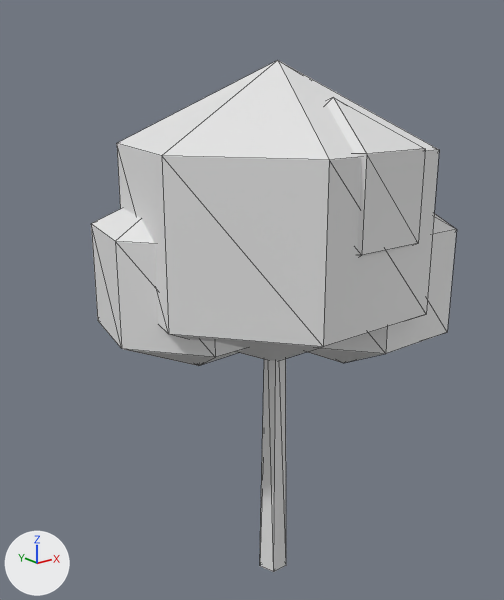
Before and after pictures for a commit that changed the glTF model godot/assets/props/fogwright/Forest_Broadleaf_2.glb.
Before and after are seen from a 50 mm camera at (-6.05, -7.04, 7.23) aimed at (-0.12, 0.37, 4.26). The axes (+X, +Y, +Z) are drawn at lower left. The lights are the same throughout. The older version comes first. Mesh edges are drawn as thin lines. Vertices at exactly the same position are counted once.

Objects in the first picture: 'Forest_Broadleaf_2'.
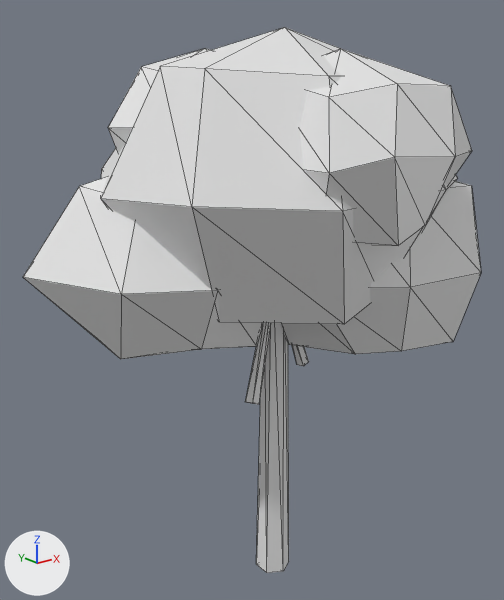
The change, as a diff of the scene's bpy script:
```diff
--- a/godot/assets/props/fogwright/Forest_Broadleaf_2.glb.py
+++ b/godot/assets/props/fogwright/Forest_Broadleaf_2.glb.py
@@ me_p @@
 # used by ob_forest_broadleaf_2; location = (0.0, 0.0, 0.0)
-me_p.from_pydata(...)  # 74 vertices, 128 faces; spans x -2.25..2.54, y -1.91..2.08, z 0.0..7.48
+me_p.from_pydata(...)  # 177 vertices, 322 faces; spans x -3.07..3.24, y -2.4..2.53, z 0.0..7.85
+# me_p part 1: a new loose piece, a 6-sided cut cone along z (radius 0.26 at the low end, 0.16 at the high end) spanning x -0.23..0.23, y -0.26..0.26, z 0.0..5.27, in mat_woodtrim_dark (white #e7e7e7)
+# me_p part 2: the loose piece of 16 vertices spanning x -1.0..1.2, y -1.91..0.23, z 4.84..7.05 is rebuilt with 29 vertices and now spans x -1.12..1.53, y -2.4..0.29, z 5.3..7.58, in mat_leaf (white #e7e7e7)
+# me_p part 3: the loose piece of 16 vertices spanning x -2.03..2.03, y -1.87..2.08, z 3.4..7.48 is rebuilt with 29 vertices and now spans x -2.32..2.38, y -2.14..2.32, z 4.16..7.85
+# me_p part 4: the loose piece of 16 vertices spanning x -2.25..0.45, y -0.65..1.99, z 3.38..6.1 is rebuilt with 29 vertices and now spans x -3.07..0.39, y -0.96..2.53, z 3.65..6.34
+# me_p part 5: the loose piece of 16 vertices spanning x -0.34..2.54, y -1.63..1.17, z 3.19..6.09 is rebuilt with 29 vertices and now spans x -0.43..3.24, y -1.91..1.42, z 3.37..6.25
+# me_p part 6: a new loose piece of 29 vertices spanning x -1.82..1.01, y -0.33..2.14, z 5.61..7.65, in mat_leaf_dark (white #e7e7e7)
+# me_p part 7
+# 10 vertices are removed from x -0.21..0.21, y -0.18..0.22, z 0.0..4.8
+# 16 faces are deleted
+# 20 vertices are added at x -0.8..0.88, y -0.44..0.37, z 3.06..4.57
+# 32 new faces join them, mat_woodtrim_dark (white #e7e7e7)
 me_p.materials.append(mat_woodtrim_dark)
```

Boxes (x1, y1, x2, y2) around the edits, measured in the pictures (504 x 600 px):
'Forest_Broadleaf_2', reshaped (25% wider, 7% taller): before (91, 60, 457, 572); after (23, 27, 481, 573)
part 1 of me_p, added: after (256, 323, 289, 573)
part 2 of me_p, rebuilt: before (327, 97, 425, 256); after (300, 49, 472, 246)
part 3 of me_p, rebuilt (11% wider): before (117, 60, 439, 361); after (101, 27, 457, 324)
part 4 of me_p, rebuilt: before (91, 208, 245, 366); after (23, 177, 263, 359)
part 5 of me_p, rebuilt: before (308, 213, 457, 363); after (280, 181, 481, 354)
part 6 of me_p, added: after (108, 48, 210, 153)
part 7 of me_p, built on: before (260, 359, 286, 572); after (245, 323, 309, 404)
